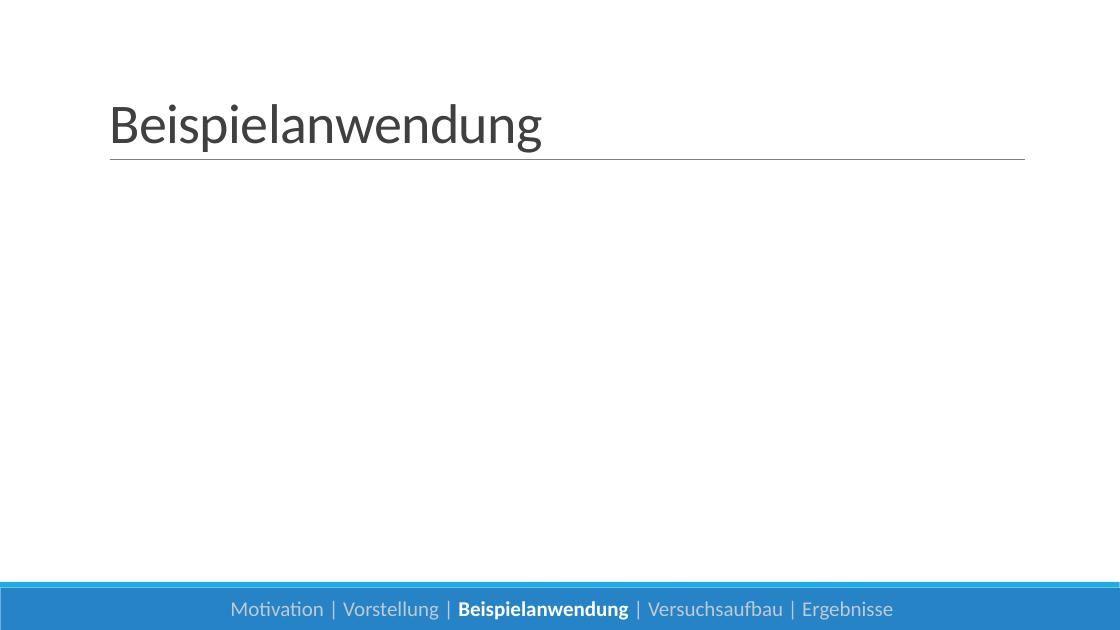
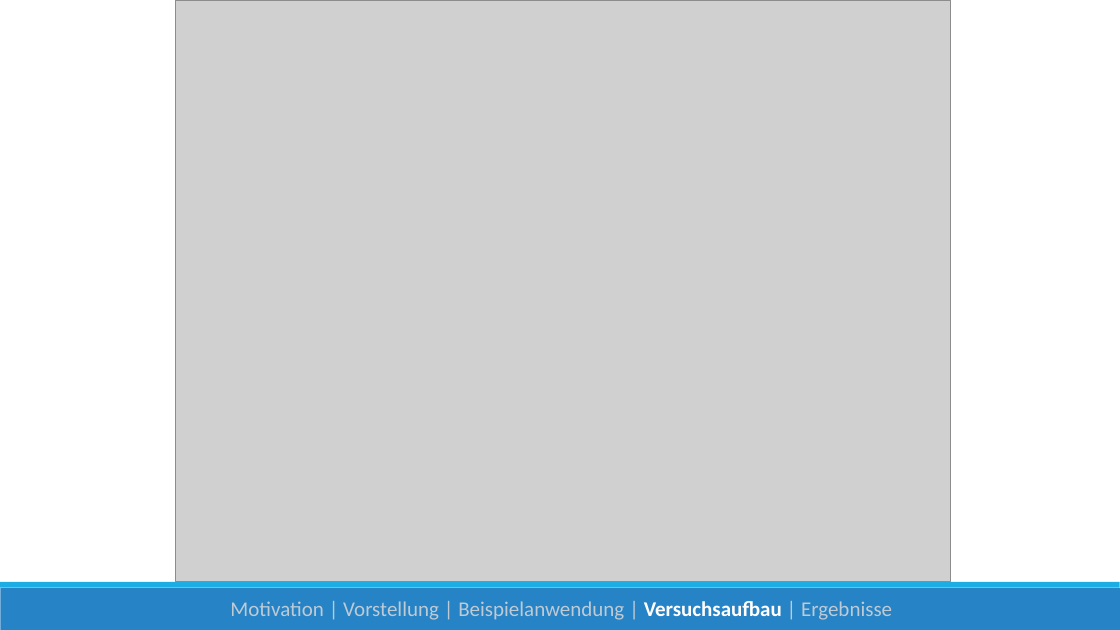
Before and after one commit to danck/bachelor_thesis, a slide deck: slide 16 of 0 - Entwürfe/Skalierbare Datenanalyse mit Apache Spark.pptx (slide 8 before the commit). Drawn at 1120x630 pixels with LibreOffice and Linux fonts; fonts in the diff are those of the drawing; grey boxes stand for pictures. Boxes give left, top, right and bottom in pixels: in the first picture for what was removed or moved away, otherwise in the second. Text is boxed around its words. In the diff, an @@ line names an element or a change of style, - is before the commit and + after.

```diff
--- a/0 - Entwürfe/Skalierbare Datenanalyse mit Apache Spark.pptx
+++ b/0 - Entwürfe/Skalierbare Datenanalyse mit Apache Spark.pptx
@@ picture added at [175,0,950,581] @@
@@ title removed at [109,104,543,153] @@
-Beispielanwendung
@@ rectangle added at [92,133,1034,176], fill #FFFFFF @@
@@ line removed from (110, 160) to (1026, 160) @@
@@ text "Motivation | Vorstellung | Beispielanwendung ..." at [230,601,892,620]: text colour #FFFFFF to #BECAD4, bold off in "Beispielanwendung"; text colour #BECAD4 to #FFFFFF, bold on in "Versuchsaufbau" @@
```
Also in this commit, not shown: 4 other slides changed, 10 slides added, 3 slides removed.
